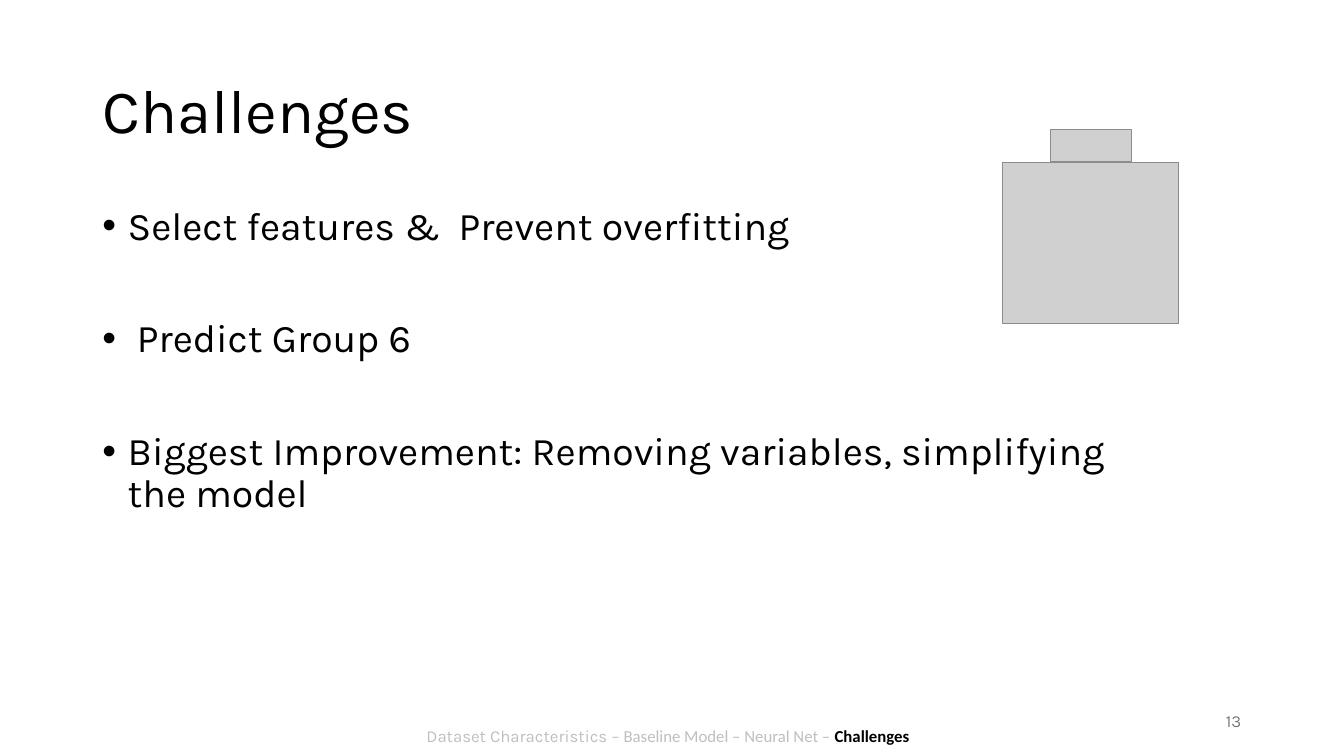
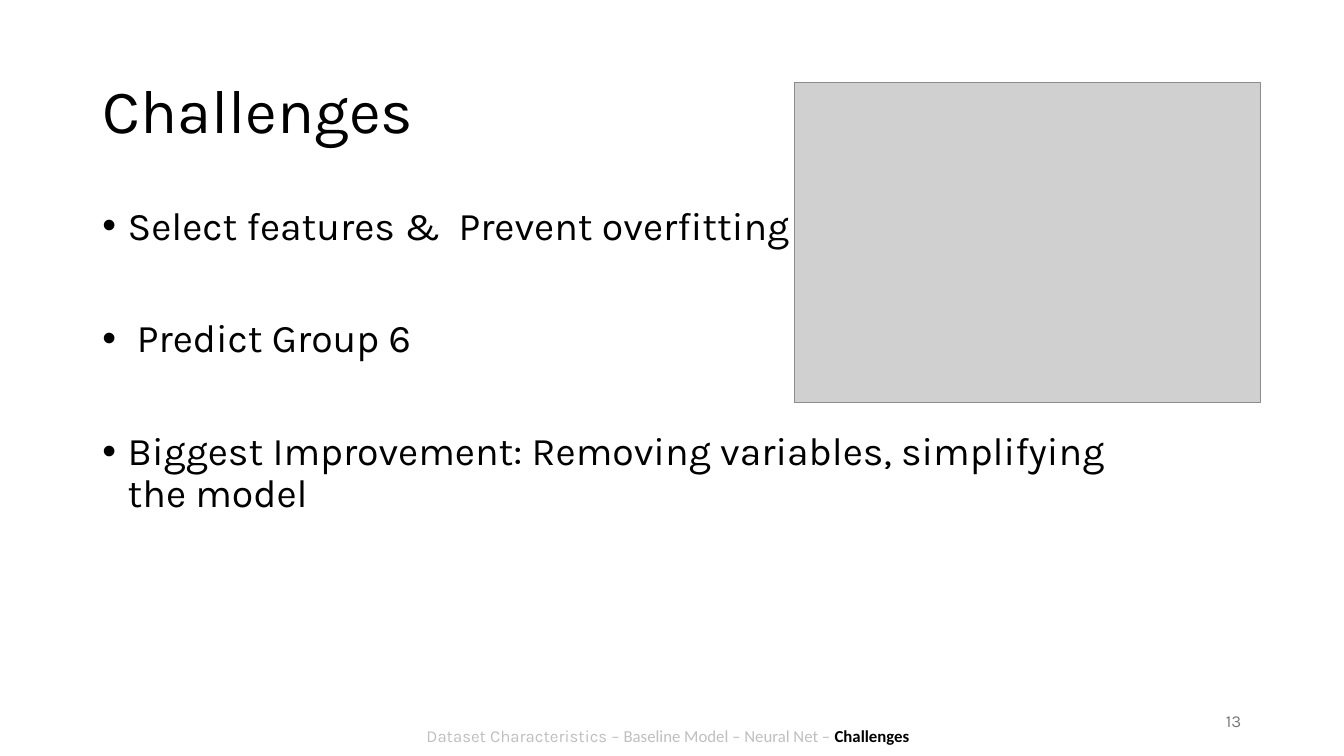
Before and after one commit to antonroefer/bakery-sales-prediction-group-3, a slide deck: slide 13 of 4_Presentation/Group 3.pptx. Drawn at 1344x756 pixels with LibreOffice and Linux fonts; fonts in the diff are those of the drawing; grey boxes stand for pictures. Boxes give left, top, right and bottom in pixels: in the first picture for what was removed or moved away, otherwise in the second. Text is boxed around its words. In the diff, an @@ line names an element or a change of style, - is before the commit and + after.

```diff
--- a/4_Presentation/Group 3.pptx
+++ b/4_Presentation/Group 3.pptx
@@ picture added at (x1=795, y1=83, x2=1261, y2=403) @@
@@ picture removed at (x1=1051, y1=130, x2=1132, y2=161) @@
@@ picture removed at (x1=1003, y1=162, x2=1179, y2=324) @@
```
Also in this commit, not shown: 4 other slides changed, 1 slide added.
